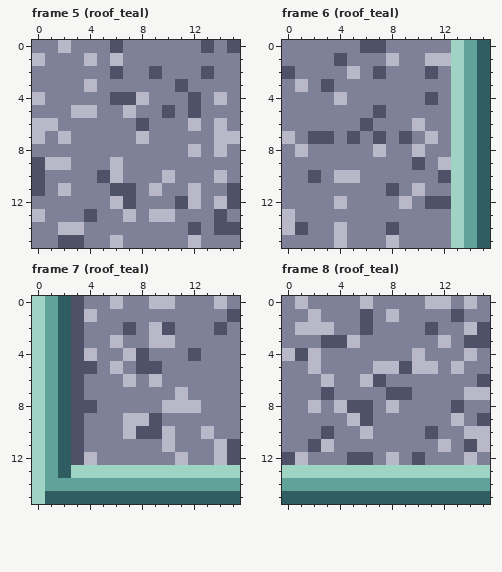
Pixel-art file: art/roofs.aseprite. The first picture shows the starting point.
16x16 pixels, 132 frames. Shown: frame 5 (roof_teal), frame 6 (roof_teal), frame 7 (roof_teal), frame 8 (roof_teal). The commit also changed other frames, which this record leaves out.
After:
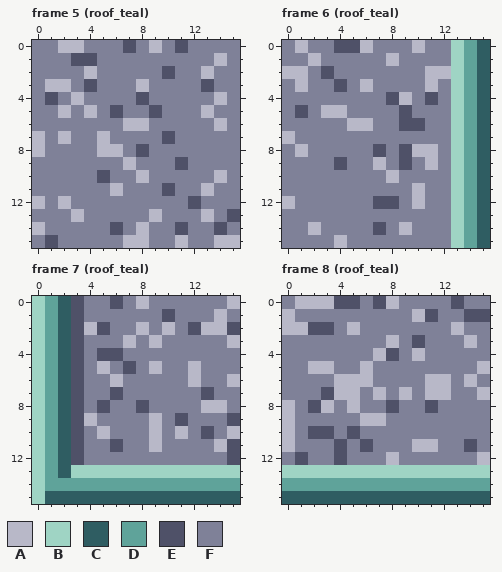
Palette (. is transparent): A #b8b8c8  B #9fd4c4  C #2f5d62  D #5fa39a  E #4f5168  F #7f8198
Difference:
Changed rows in their new state; - is an unchanged pixel.
Frame 5 (roof_teal):
first column x 0:
 0 ---A--FE-A-E-F-F
 1 F--EE-F-------A-
 2 ----A-F--FE--A--
 3 -AA-E---A--F-E--
 4 FE-A--FFE---F---
 5 --AF--EF-EF-FA--
 6 FF-----AA---F---
 7 -----A--F-E---FF
 8 A----AA-E---F-F-
 9 FFF---FA---E----
10 F-----F-A-F-----
11 F-F---AF-FE-FA-F
12 A-A---FF---FE-FF
13 F--AF--F--F--AFE
14 A-FF--E-A--EF--F
15 -EFF--FAA--AF-AA
Frame 6 (roof_teal):
first column x 0:
 0 -A--EEAF--A--
 1 --A-F------FF
 2 AA-E-F-F---AA
 3 ---FE-A----A-
 4 ----F---EA---
 5 -E-AA--F-E---
 6 -----AA--EE--
 7 --FF-F-F-F-F-
 8 -------E-E-A-
 9 ----E--A-EFAF
10 --F-FF--A---F
11 --------F----
12 A---F--EEFAFF
13 F------------
14 FFA-F--EFA---
15 --------F----
Frame 7 (roof_teal):
first column x 4:
 0 --E-AFF---FA
 1 F-----E---AF
 2 AE-FAFA-EAAE
 3 --FA--F----A
 4 FEEFF---F---
 5 FAFEFA--A---
 6 --AF-F--A--A
 7 --E----F-E--
 8 FE--E-FFFAA-
 9 A--FFA-E---E
10 -A-FFAFA-E-A
11 --E--AF-----
12 F------F--F-
Frame 8 (roof_teal):
first column x 0:
 0 --AAEEFEA--FFEF-
 1 A-F---F-F-AE-FEE
 2 A-EE-AF----F-AFF
 3 ---FFF--A-E-F-AF
 4 FFF----AE-----F-
 5 ---A--AFFFFF-F-A
 6 ---FAA-F---AA-AF
 7 ----AA-AFA-AA-F-
 8 A-EAFAF-E--E-F--
 9 A----FAA-----F-F
10 A-E--EF----F--FF
11 A-FFE-E---AAF--F
12 FE--EFF---F---FA
